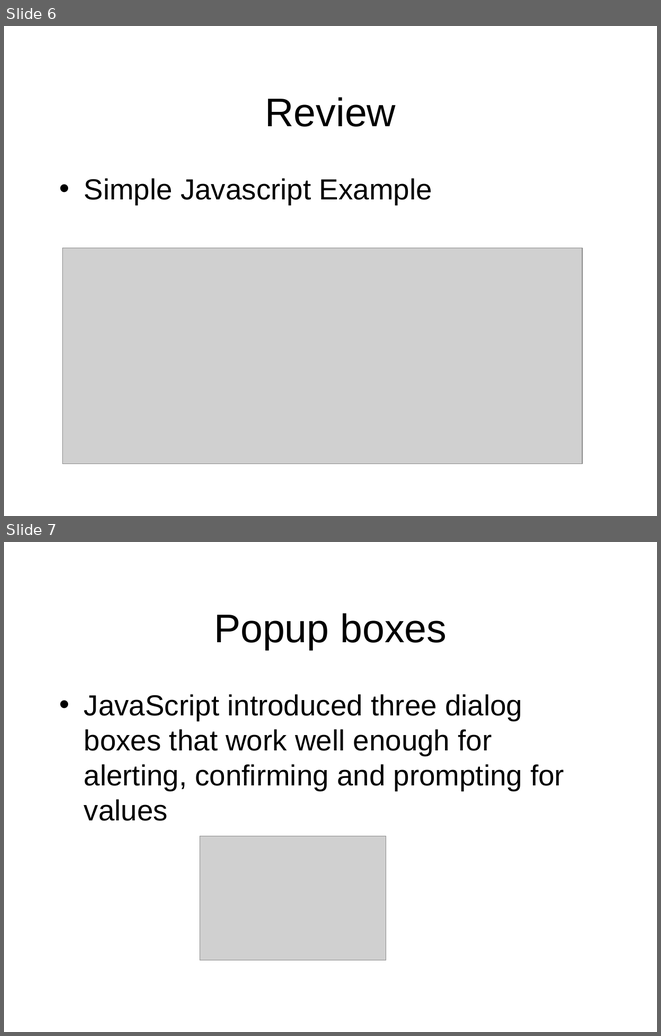
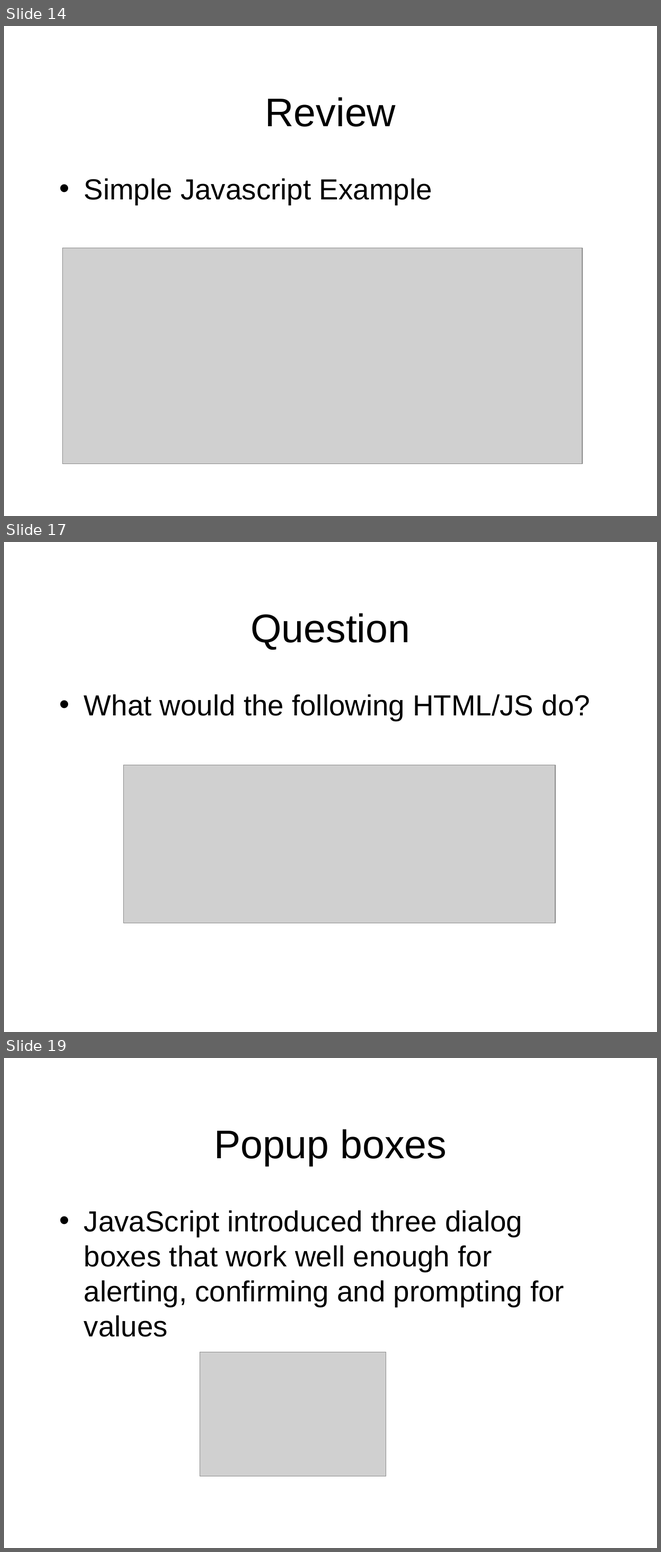
Before and after one commit to octaviordz/zjnu2017.github.io, a slide deck: WAD/lectures/090--Introduction.to.Javascript.pptx. Shown one above the other, each under a label of ours: slides 6 and 7 before the commit, slides 14, 17 and 19 after it; the slides between them are not shown. The pictures are 661x1036 and 661x1552 pixels, drawn with LibreOffice and Linux fonts; fonts in the diff are those of the drawing; grey boxes stand for pictures. Boxes give left, top, right and bottom in pixels: in the first picture for what was removed or moved away, otherwise in the second. Text is boxed around its words. In the diff, an @@ line names an element or a change of style, - is before the commit and + after.

```diff
--- a/WAD/lectures/090--Introduction.to.Javascript.pptx
+++ b/WAD/lectures/090--Introduction.to.Javascript.pptx
@@ slide 17 added at bbox=[4, 542, 657, 1032], background #FFFFFF @@
@@ title added at bbox=[250, 613, 410, 650], 44 pt, text #000000 @@
+Question
@@ text added at bbox=[84, 694, 590, 721], 32 pt, text #000000 @@
+• What would the following HTML/JS do?
@@ picture added at bbox=[123, 765, 555, 923] @@
@@ what was slide 6 is now slide 14 @@
@@ what was slide 7 is now slide 19 @@
```
Also in this commit, not shown: 2 slides changed, 22 other slides added.
